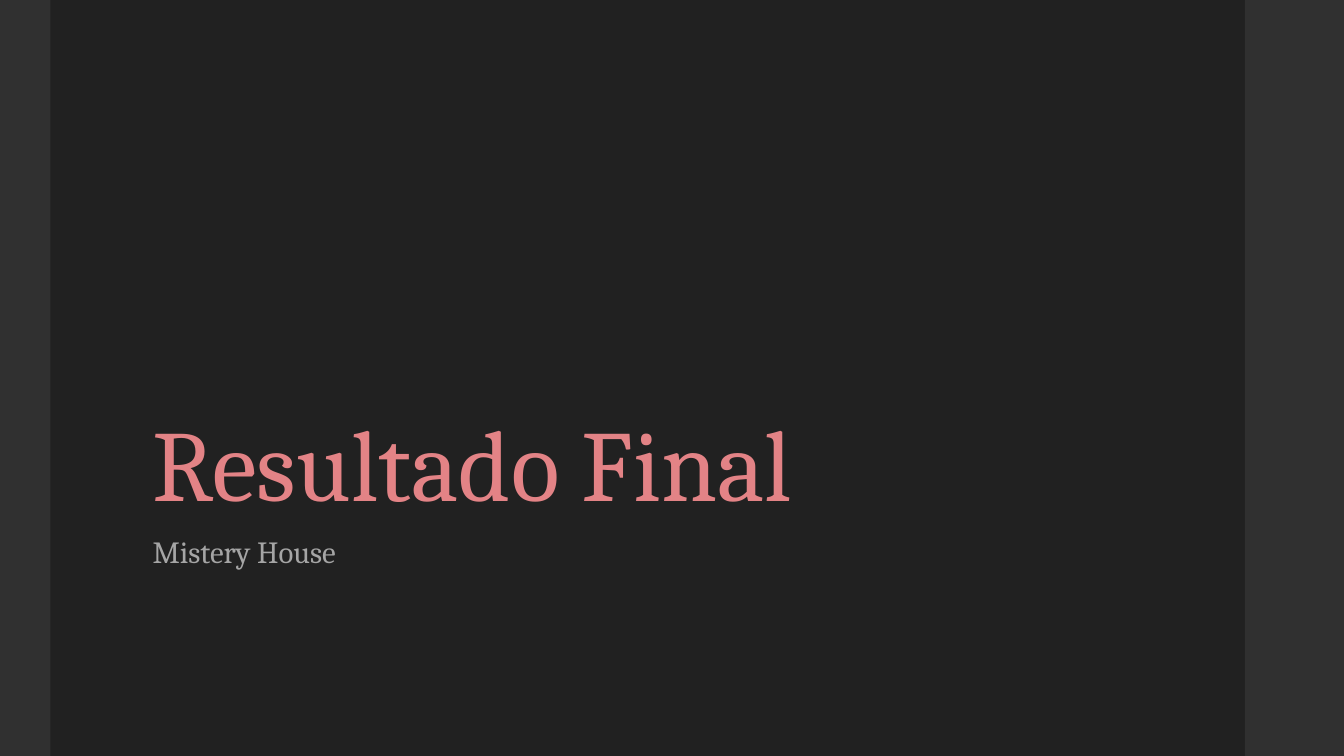
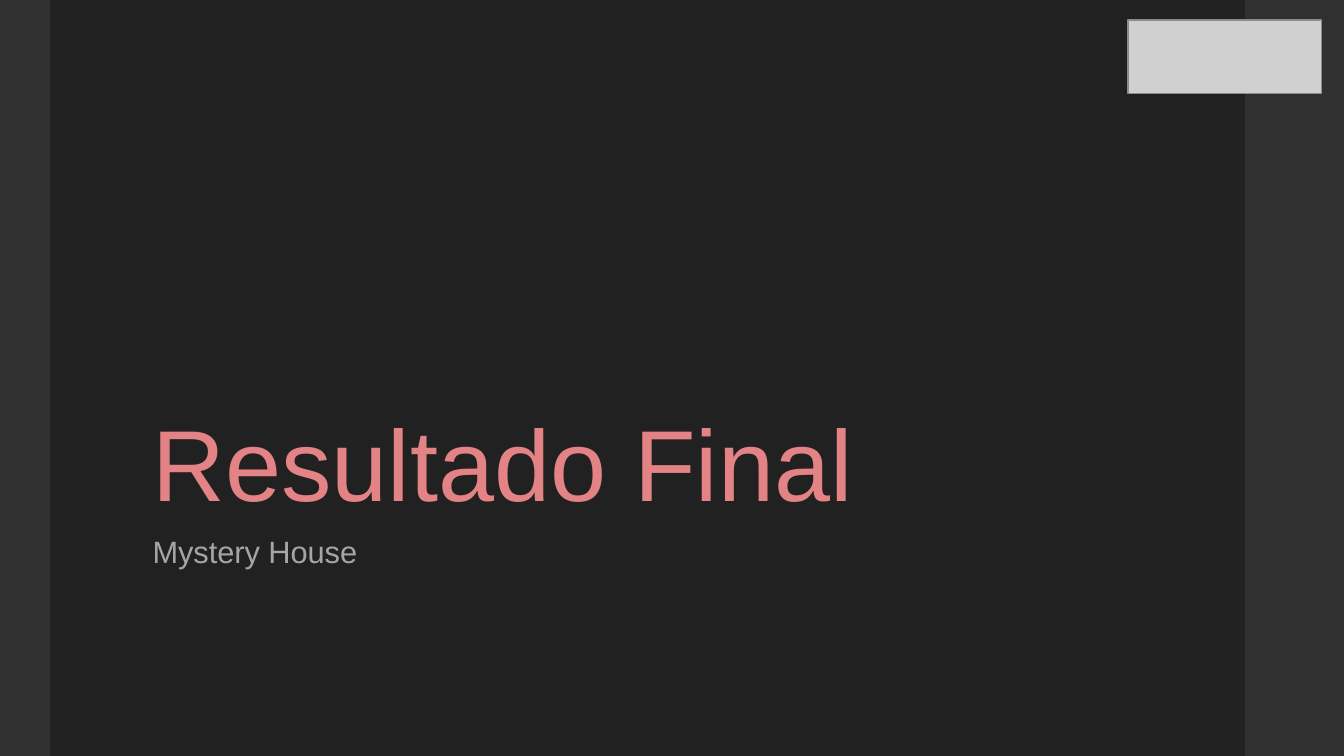
Before and after one commit to brendonborck/mystery_house_game, a slide deck: slide 11 of Apresentacao.pptx. Drawn at 1344x756 pixels with LibreOffice and Linux fonts; fonts in the diff are those of the drawing; grey boxes stand for pictures. Boxes give left, top, right and bottom in pixels: in the first picture for what was removed or moved away, otherwise in the second. Text is boxed around its words. In the diff, an @@ line names an element or a change of style, - is before the commit and + after.

```diff
--- a/Apresentacao.pptx
+++ b/Apresentacao.pptx
@@ picture added at [1128, 20, 1321, 94] @@
@@ title "Resultado Final" at [153, 428, 852, 502]: font Cambria to Arial @@
@@ subtitle at [153, 542, 357, 569]: text changed; font Cambria to Arial @@
-Mistery House
+Mystery House
```
Also in this commit, not shown: 13 other slides changed, 2 slides added, 2 slides removed, 3 other files.
